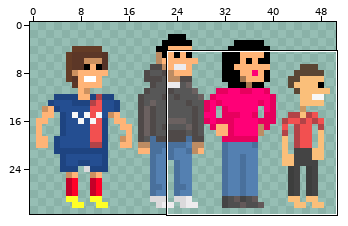
Pixel-art sprite, stored at assets/images/vimontgames_small.png. The first picture is a wide view before the edit; the outline marks the close-up.
Close-up. Old version:
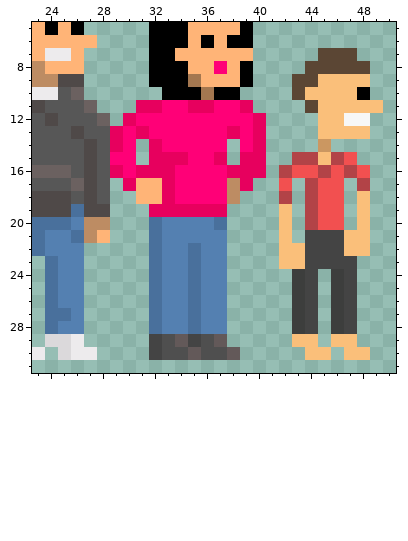
The file is 204x128 pixels, drawn in blocks of 4x4; one block is one cell here. Colours within 5 levels of each other are drawn and written as one. Shown: x 23..50, y 5..31.
After:
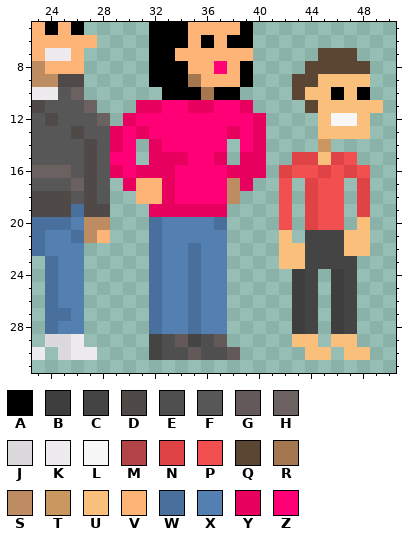
Palette (. is transparent): A #000000  B #3d3e3d  C #444444  D #4f4948  E #4f4f4f  F #575757  G #635959  H #6b6160  J #dbd9db  K #edebed  L #f7f7f7  M #b24347  N #e04345  P #f25050  Q #5b4634  R #a47750  S #bd8c63  T #cb9761  U #fabf7a  V #ffb477  W #49709c  X #5480b1  Y #e7005e  Z #ff0077
Diff:
Colour U gives way to colour A in row 10 at x 46.
Colour U gives way to colour L in row 12 at x 46.
Colour M gives way to colour N in row 15 at x 43 to 44 and 46; in row 16 at x 42, 45 and 47; in row 17 at x 44 and 48; in rows 18 to 20 at x 44.
Colour U gives way to colour N in rows 18 to 19 at x 48.
Colour M gives way to colour P in row 18 at x 42.
Colour U gives way to colour P in rows 19 to 20 at x 42.
Colour L gives way to colour U in row 12 at x 48.
Changed places in both close-ups, as pixel boxes (x1, y1, x2, y2):
changed: (279, 87, 370, 230)
